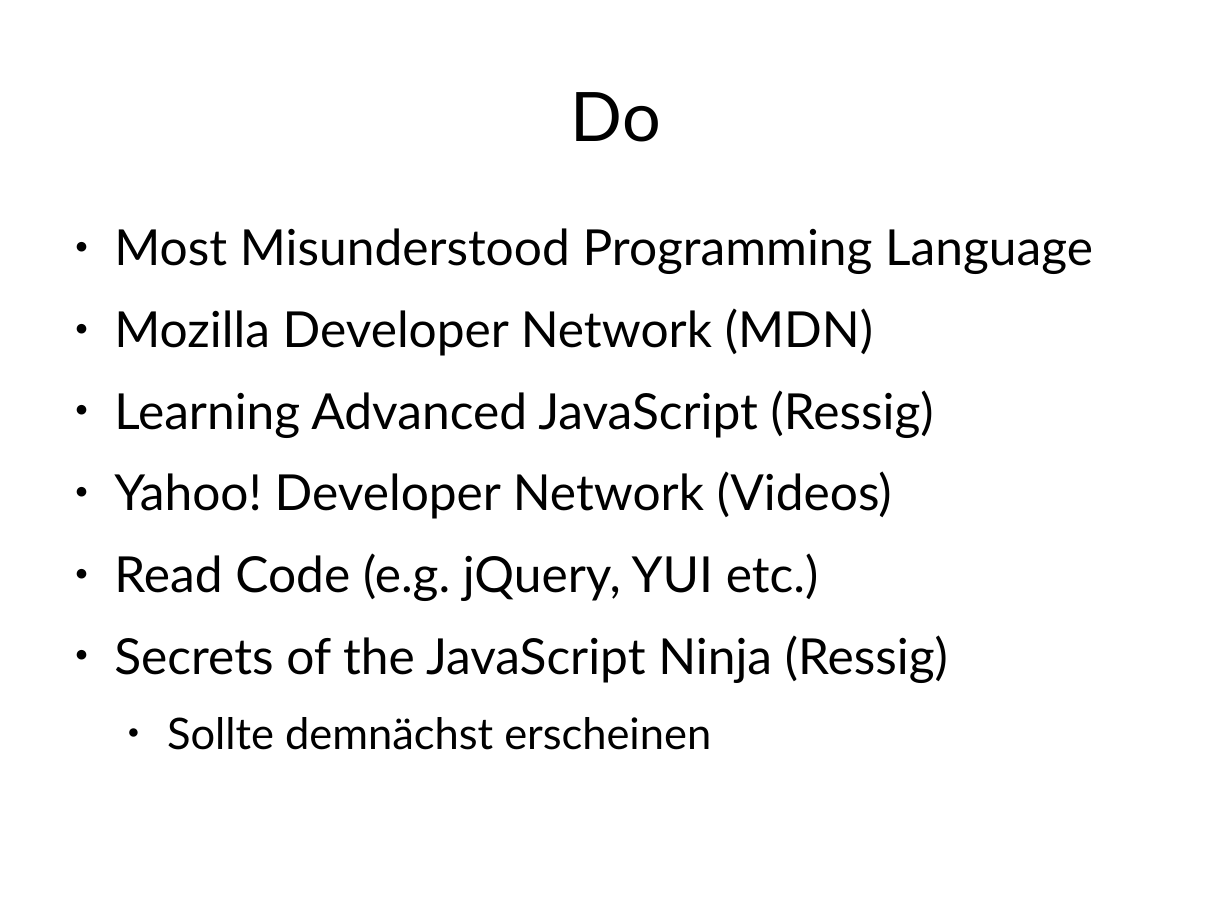
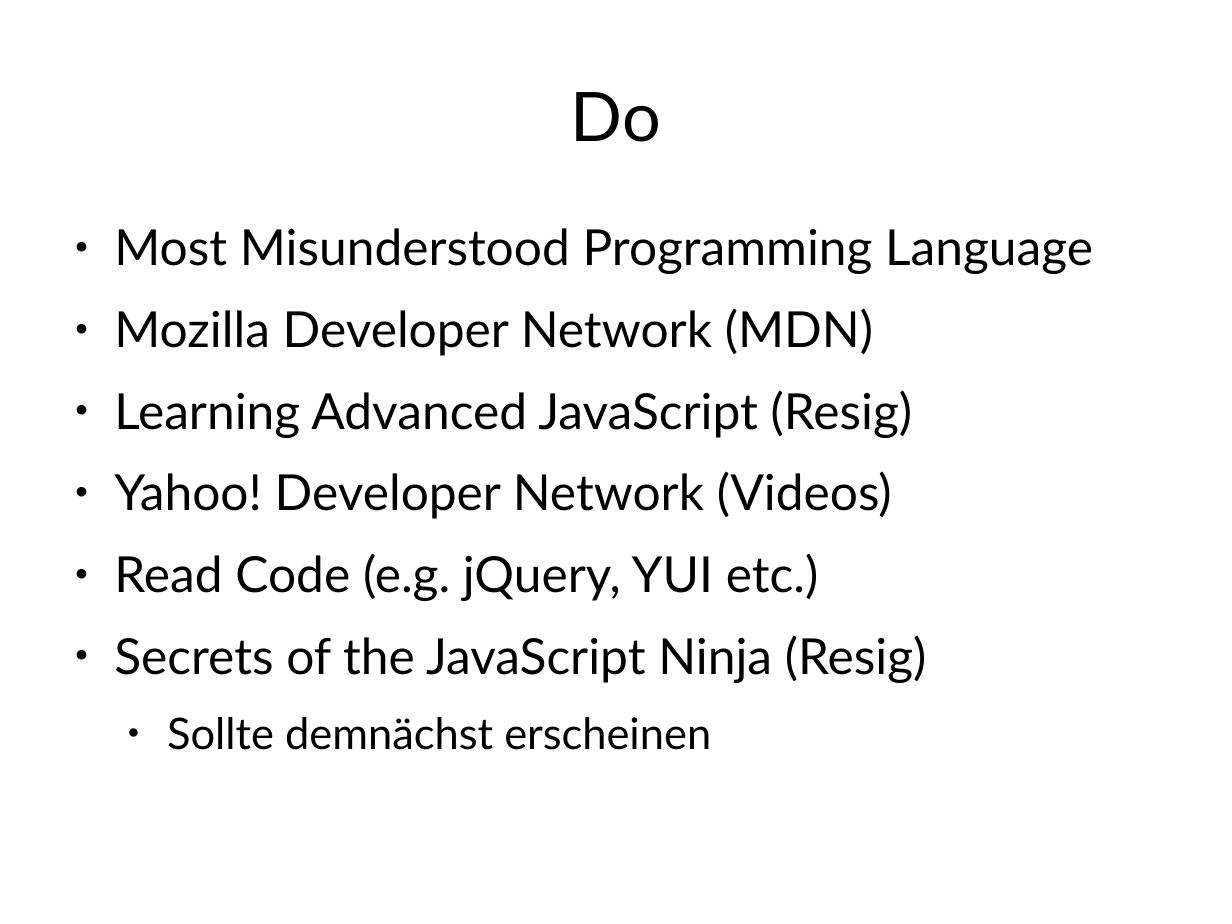
Before and after one commit to Weltraumschaf/Slides, a slide deck: slide 10 of JavaScript - Es ist nicht C/JavaScript-ItsNotC.odp. Drawn at 1232x924 pixels with LibreOffice and Linux fonts; fonts in the diff are those of the drawing. Boxes give left, top, right and bottom in pixels: in the first picture for what was removed or moved away, otherwise in the second. Text is boxed around its words. In the diff, an @@ line names an element or a change of style, - is before the commit and + after.

Commit message:
Fixed Resigs name.

```diff
--- a/JavaScript - Es ist nicht C/JavaScript-ItsNotC.odp
+++ b/JavaScript - Es ist nicht C/JavaScript-ItsNotC.odp
@@ text at <box>114,390,913,438</box>: text changed @@
-● Learning Advanced JavaScript (Ressig)
+● Learning Advanced JavaScript (Resig)
@@ text at <box>114,635,927,683</box>: text changed @@
-● Secrets of the JavaScript Ninja (Ressig)
+● Secrets of the JavaScript Ninja (Resig)
```
Also in this commit, not shown: 1 other file.
